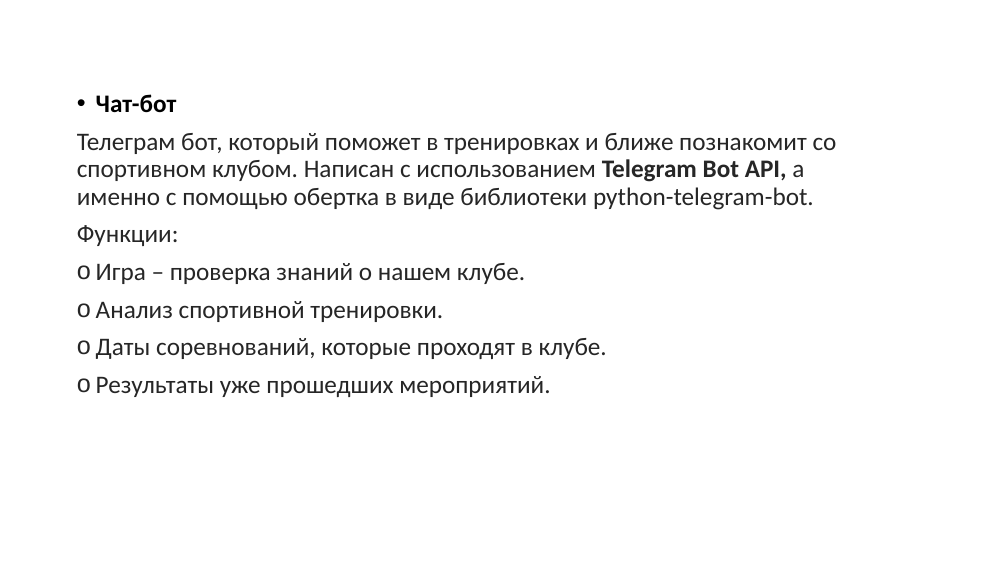
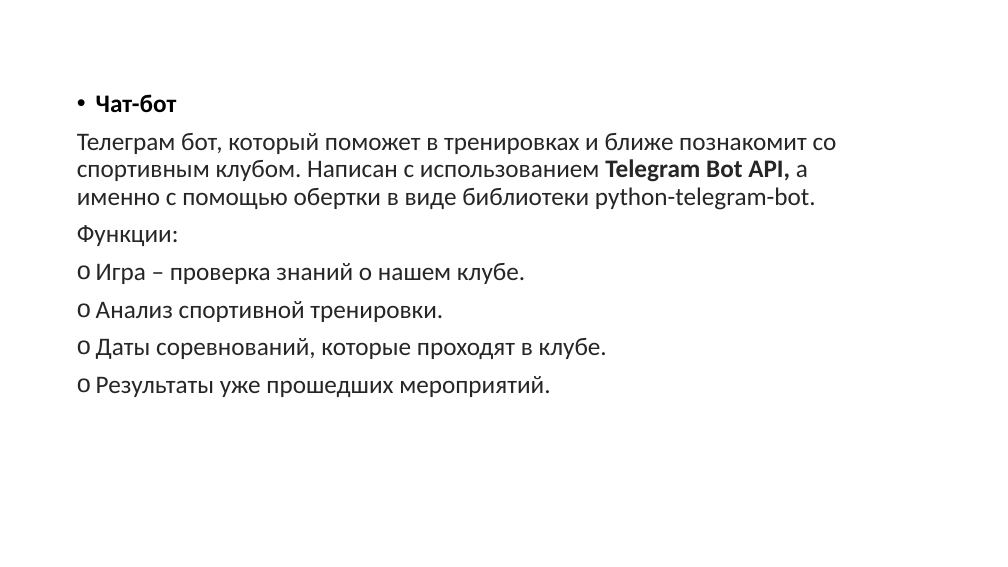
Before and after one commit to FerrariReci/barinova_rosha_pro, a slide deck: slide 4 of Презентация.pptx. Drawn at 1008x567 pixels with LibreOffice and Linux fonts; fonts in the diff are those of the drawing; background and template pictures are left out. Boxes give left, top, right and bottom in pixels: in the first picture for what was removed or moved away, otherwise in the second. Text is boxed around its words. In the diff, an @@ line names an element or a change of style, - is before the commit and + after.

```diff
--- a/Презентация.pptx
+++ b/Презентация.pptx
@@ text at box(77, 133, 837, 210): text changed @@
-Телеграм бот, который поможет в тренировках и ближе познакомит со спортивном клубом. Написан с использованием Telegram Bot API, а именно с помощью обертка в виде библиотеки python-telegram-bot.
+Телеграм бот, который поможет в тренировках и ближе познакомит со спортивным клубом. Написан с использованием Telegram Bot API, а именно с помощью обертки в виде библиотеки python-telegram-bot.
```
Also in this commit, not shown: 4 other slides changed.
